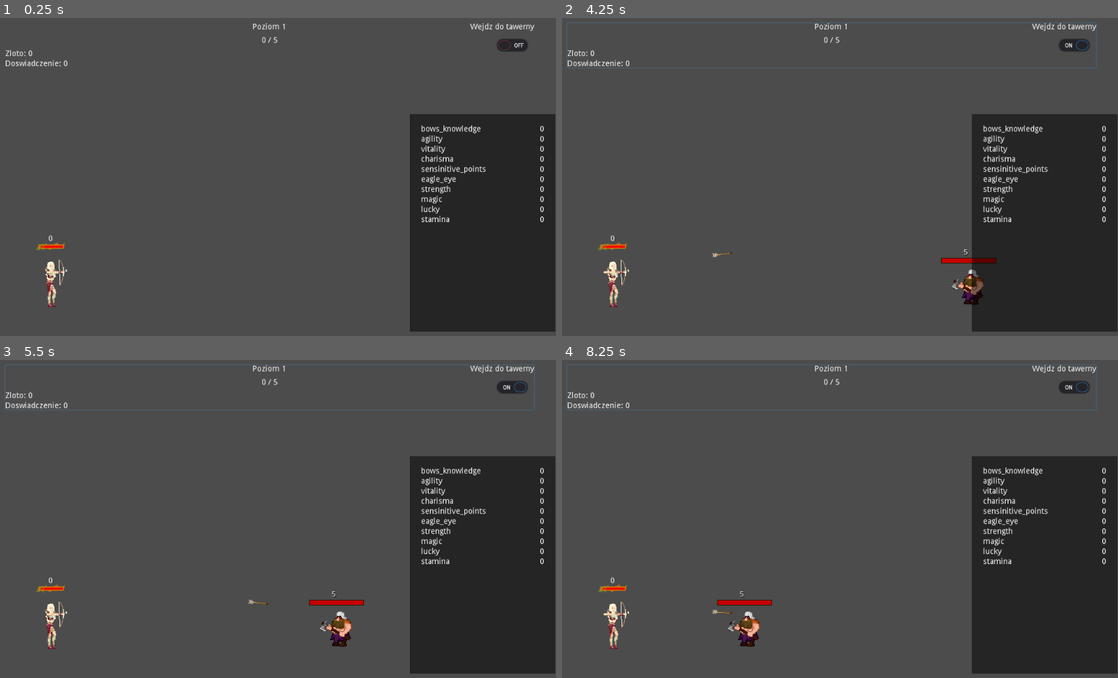
Above: before the commit, frames 1-4 (two rows, left to right).
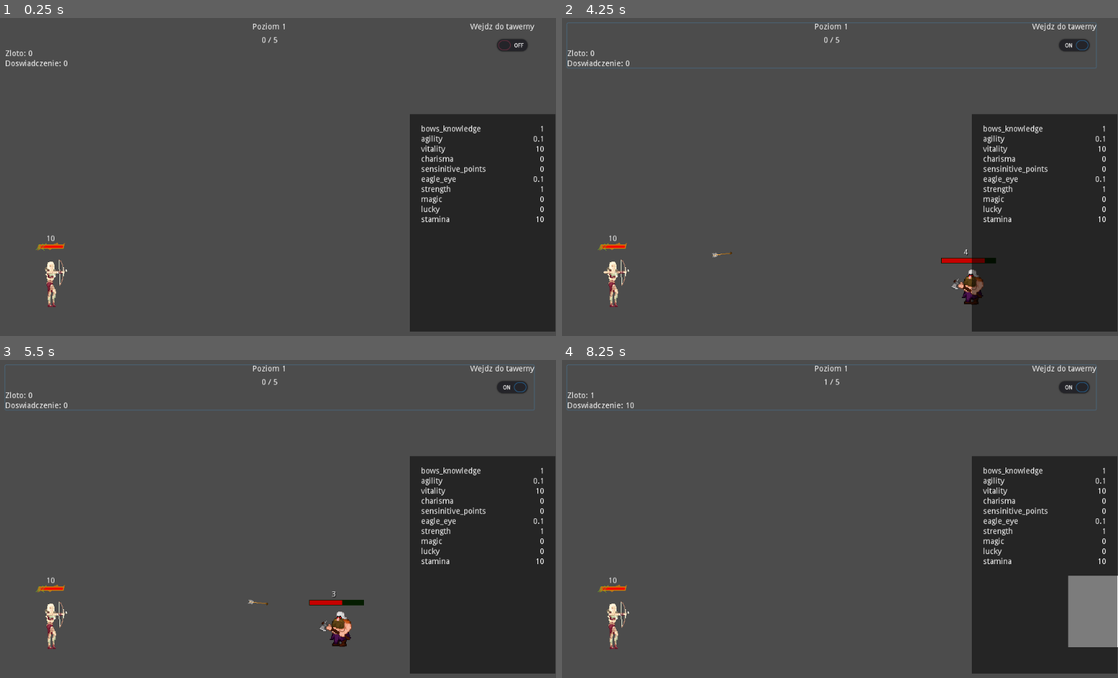
Above: after the commit, the same moments.

Repository: Flying-Octopus-Team/Asterielle
Game: Godot game, scene res://Scenes/World.tscn
Same seed, same stepped clock (60 frames per second), same inputs: the game is played once before the commit and once after it.
Inputs:
- Up to frame 1 (0.25 s): no input
- Up to frame 2 (4.25 s): click "Wejdz do tawerny" at 0.5 s; click "Wejdz do tawerny" at 1.25 s; click "Wejdz do tawerny" at 2 s
- Up to frame 3 (5.5 s): no input
- Up to frame 4 (8.25 s): no input

The runs differ from the first frame. In frame 1, less than 0.1% of the frame differs, in the area x 8-98%, y 33-71%; in frame 2, 0.1%; in frame 3, 0.2%; in frame 4, 2.7%, in the area x 5-100%, y 6-91%.

Commit message:
Fix bug with changed_value on start

Diff:
--- a/Scripts/ElfStats.gd
+++ b/Scripts/ElfStats.gd
@@ -20,6 +20,7 @@
 
 	func set_value(v:float) -> void:
 		value = v
+		calculate_changed_value()
 		emit_signal("value_changed", self)
 
 	func get_value() -> float:
@@ -39,6 +40,11 @@
 	func add_changer(changer) -> void:
 		changers.push_back(changer)
 
+		calculate_changed_value()
+
+		emit_signal("value_changed", self)
+
+	func calculate_changed_value():
 		changed_value = value
 
 		for c in changers:
@@ -46,8 +52,6 @@
 
 		for c in changers:
 			changed_value = c.get_added_value(changed_value)
-
-		emit_signal("value_changed", self)
 
 ##################################################
 
@@ -62,7 +66,7 @@
 	Stat.new("magic", 0),
 	Stat.new("lucky", 0),
 	Stat.new("stamina", 10)
-]
+] setget set_stats
 
 func restore_to_default() -> void:
 	for s in stats:
@@ -98,3 +102,6 @@
 		for c in item.stat_changers:
 			if s.named(c.stat_name):
 				s.add_changer(c)
+
+func set_stats(v):
+	printerr("stats should not be modified!")
--- a/Scripts/StatBtn.gd
+++ b/Scripts/StatBtn.gd
@@ -5,7 +5,7 @@
 export(float) var multiply_stat = 1.0
 
 func _on_BuyBtn_pressed():
-	var v = elf_stats.get_stat(stat_name).get_unchanged_value()
+	var v = elf_stats.get_stat_unchanged_value(stat_name)
 	v = v*multiply_stat + add_to_stat
 	elf_stats.get_stat(stat_name).value = v
 
